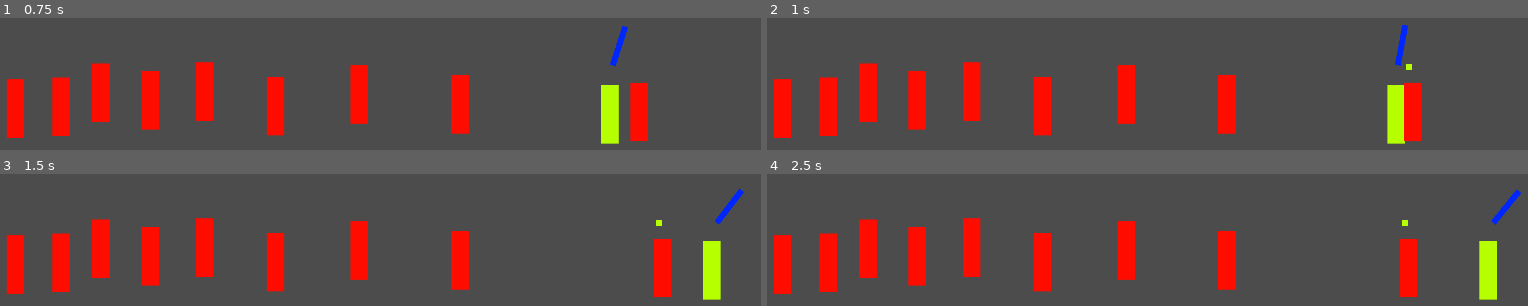
Above: before the commit, frames 1-4 (two rows, left to right).
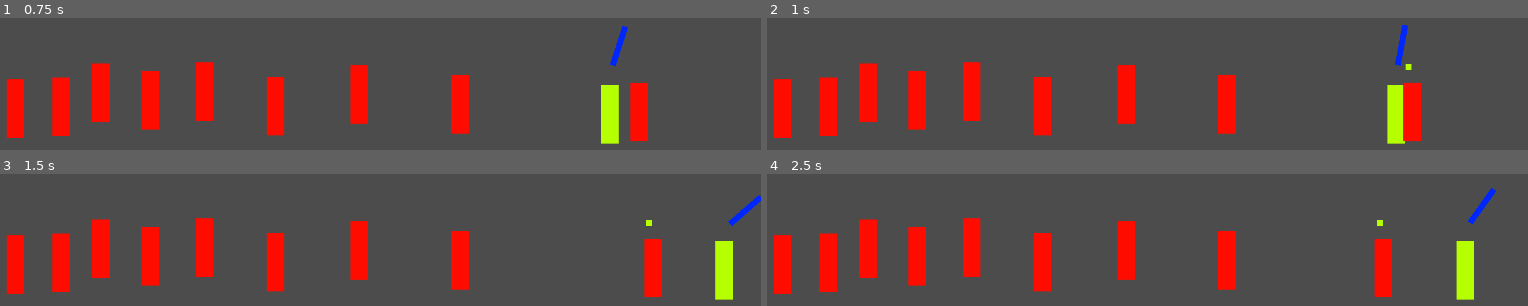
Above: after the commit, the same moments.

Repository: GoblinsGaming/lostrelicgame
Game: Godot game, scene res://TestBump.tscn
The game is run twice, just before and just after one commit, with the same random seed, the same clock (stepped at 60 frames per second) and the same inputs. This scene is started directly instead of the project's main scene.
Inputs:
- Up to frame 1 (0.75 s): tap Enter at 0.5 s; hold D (right) from 0.53 s (still down); tap Keypad 0 (drift_camera) at 0.6 s
- Up to frame 2 (1 s): keep holding D (right)
- Up to frame 3 (1.5 s): release D (right) at 1.28 s; hold - (train_down) from 1.28 s (still down); tap Keypad 0 (drift_camera) at 1.35 s
- Up to frame 4 (2.5 s): release - (train_down) at 2.03 s; hold D (right) from 2.03 s (still down); tap Keypad 0 (drift_camera) at 2.1 s

Frame 1 is identical in both runs. In frame 2, 0.1% of the frame differs, in the area x 83-87%, y 34-94%; in frame 3, 3.3%; in frame 4, 4.8%, in the area x 79-100%, y 10-96%.

Commit message:
more sane values and player gets shunted forwards when exiting from people

Diff:
--- a/NPC.gd
+++ b/NPC.gd
@@ -1,7 +1,7 @@
 extends Node2D
 
 var velocity = 0
-const FRICTION = 100
+const FRICTION = 200
 const INVINCIBILITY_TIME = 1
 var invincibility_timer = 0
 var is_invincible
@@ -35,7 +35,6 @@
 	if is_invincible:
 		return
 	else:
-		print("MOVE")
 		velocity += player_velocity * 20
 		invincibility_timer = INVINCIBILITY_TIME
 
--- a/PlayerTest.gd
+++ b/PlayerTest.gd
@@ -20,6 +20,7 @@
 		player_force = -player_force
 	calculate_friction()
 	player_velocity = player_net_force * (delta / PLAYER_WEIGHT)
+	print(player_velocity)
 	position.x += player_velocity
 	calculate_lean_indicator()
 
@@ -67,3 +68,6 @@
 		if player_force > 0:
 			player_force = 0
 		enemy.impact(player_velocity)
+
+func _on_Area2D_area_exited(enemy_area):
+	player_force *= 1.3
